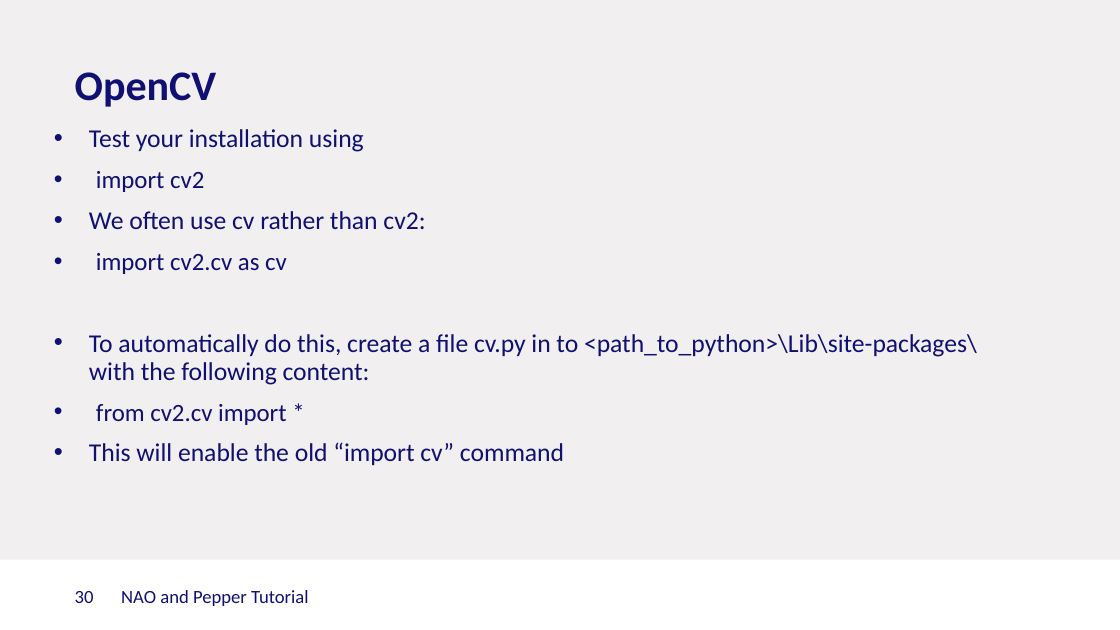
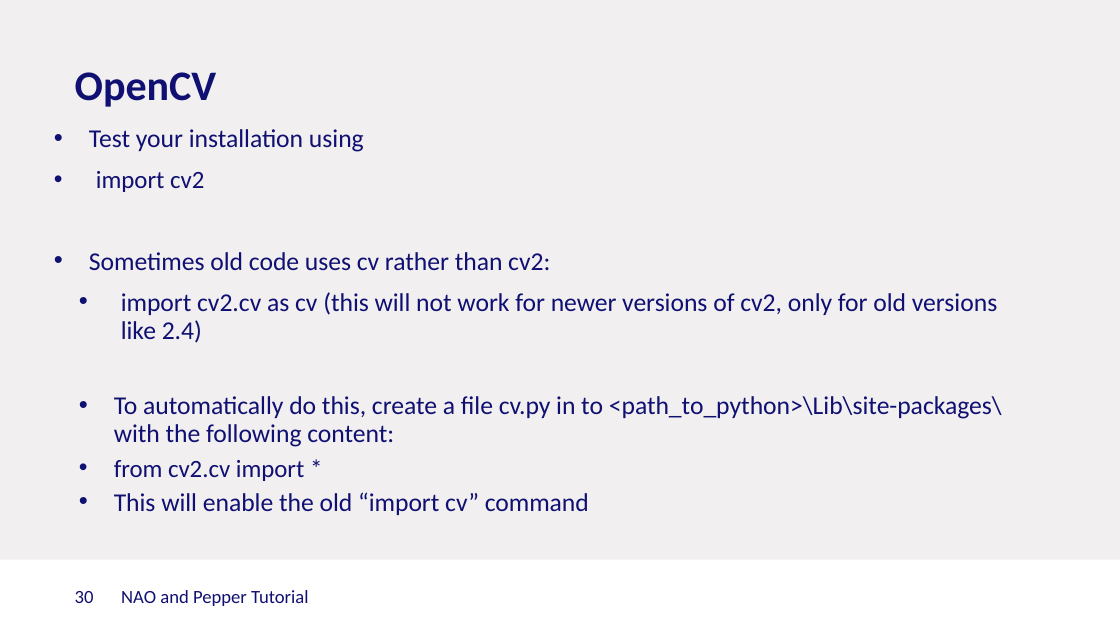
Before and after one commit to Rctue/nao-lib, a slide deck: slide 30 of Nao and Pepper.pptx. Drawn at 1120x630 pixels with LibreOffice and Linux fonts; fonts in the diff are those of the drawing; background and template pictures are left out. Boxes give left, top, right and bottom in pixels: in the first picture for what was removed or moved away, otherwise in the second. Text is boxed around its words. In the diff, an @@ line names an element or a change of style, - is before the commit and + after.

```diff
--- a/Nao and Pepper.pptx
+++ b/Nao and Pepper.pptx
@@ text at (89,252,997,343): text changed @@
-• We often use cv rather than cv2:
-  • import cv2.cv as cv
+• Sometimes old code uses cv rather than cv2:
+    • import cv2.cv as cv (this will not work for newer versions of cv2, only for old versions like 2.4)
@@ text at (114,396,1002,515): list level 1 to 3 in "To automatically do this, create ..."; list level 2 to 3 in "from cv2.cv import *"; list level 1 to 3 in "This will enable the old ..." @@
```
Also in this commit, not shown: 1 other slide changed, 6 other files.
